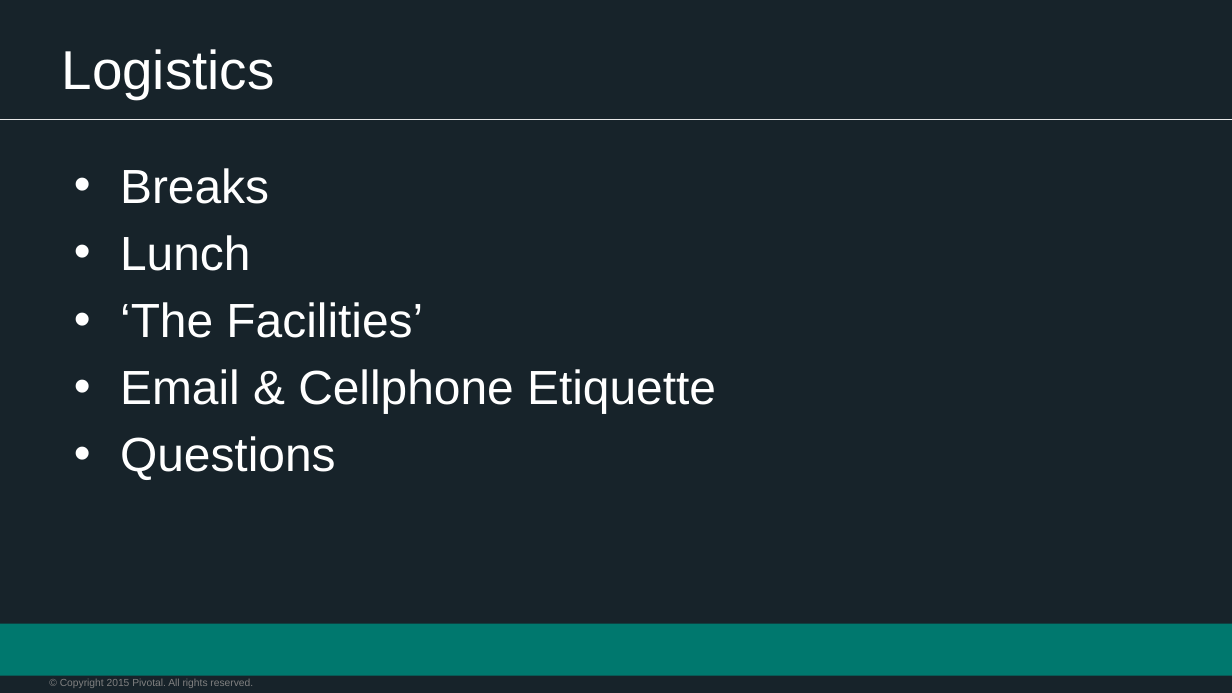
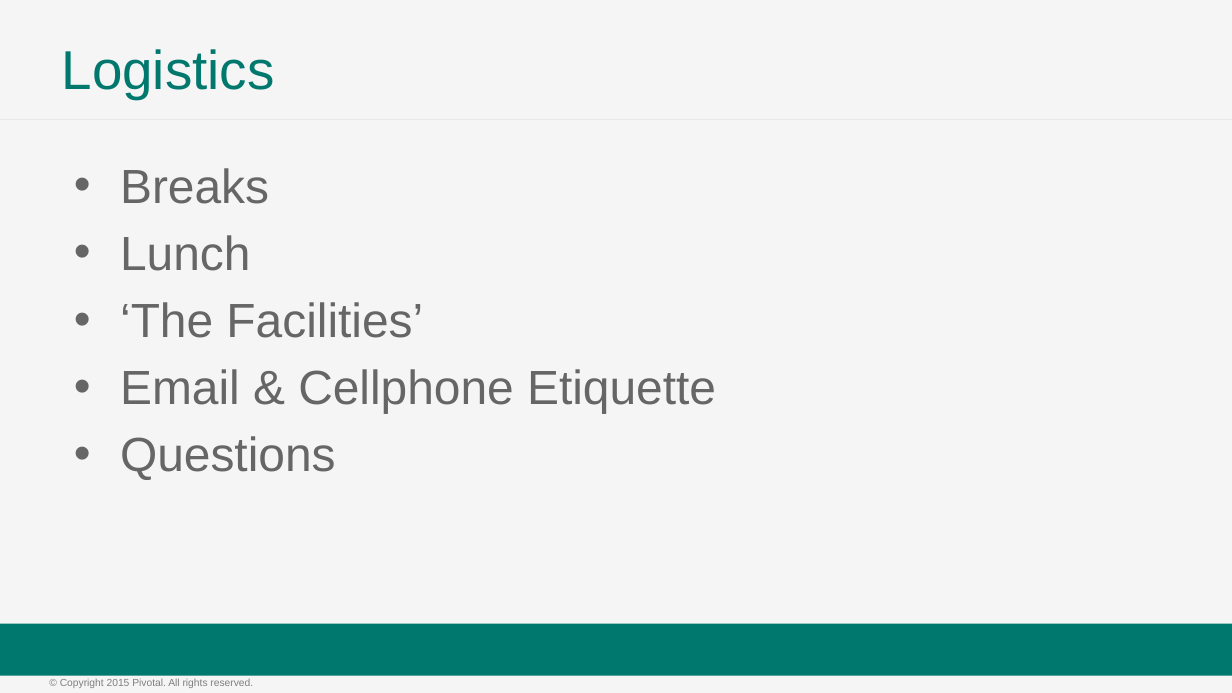
Before and after one commit to appalrpivotal/PCF-Workshop-ESI, a slide deck: slide 3 of presentations/1-Workshop_Kickoff.pptx. Drawn at 1232x693 pixels with LibreOffice and Linux fonts; fonts in the diff are those of the drawing; background and template pictures are left out. Boxes give left, top, right and bottom in pixels: in the first picture for what was removed or moved away, otherwise in the second. Text is boxed around its words. In the diff, an @@ line names an element or a change of style, - is before the commit and + after.

Commit message:
Changing the Background of Slides

```diff
--- a/presentations/1-Workshop_Kickoff.pptx
+++ b/presentations/1-Workshop_Kickoff.pptx
@@ background #17232A to #F5F5F5 @@
@@ title "Logistics" at box(62, 49, 275, 99): text colour #FFFFFF to #00786E @@
@@ text "Breaks" at box(120, 168, 716, 480): text colour #FFFFFF to #666666; less space between paragraphs @@
@@ text "© Copyright 2015 Pivotal. All ..." at box(60, 679, 253, 688): text colour #808080 to #7F7F7F @@
```
Also in this commit, not shown: 6 other slides changed, 1 slide added, 2 slides removed, 5 other files.
